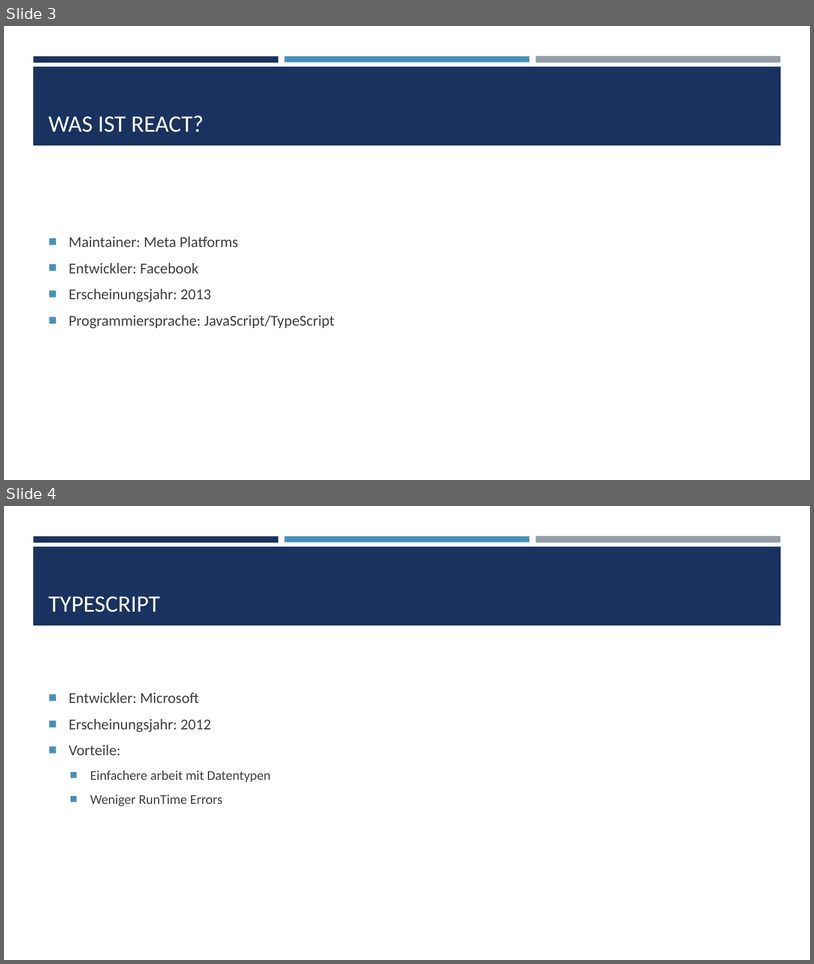
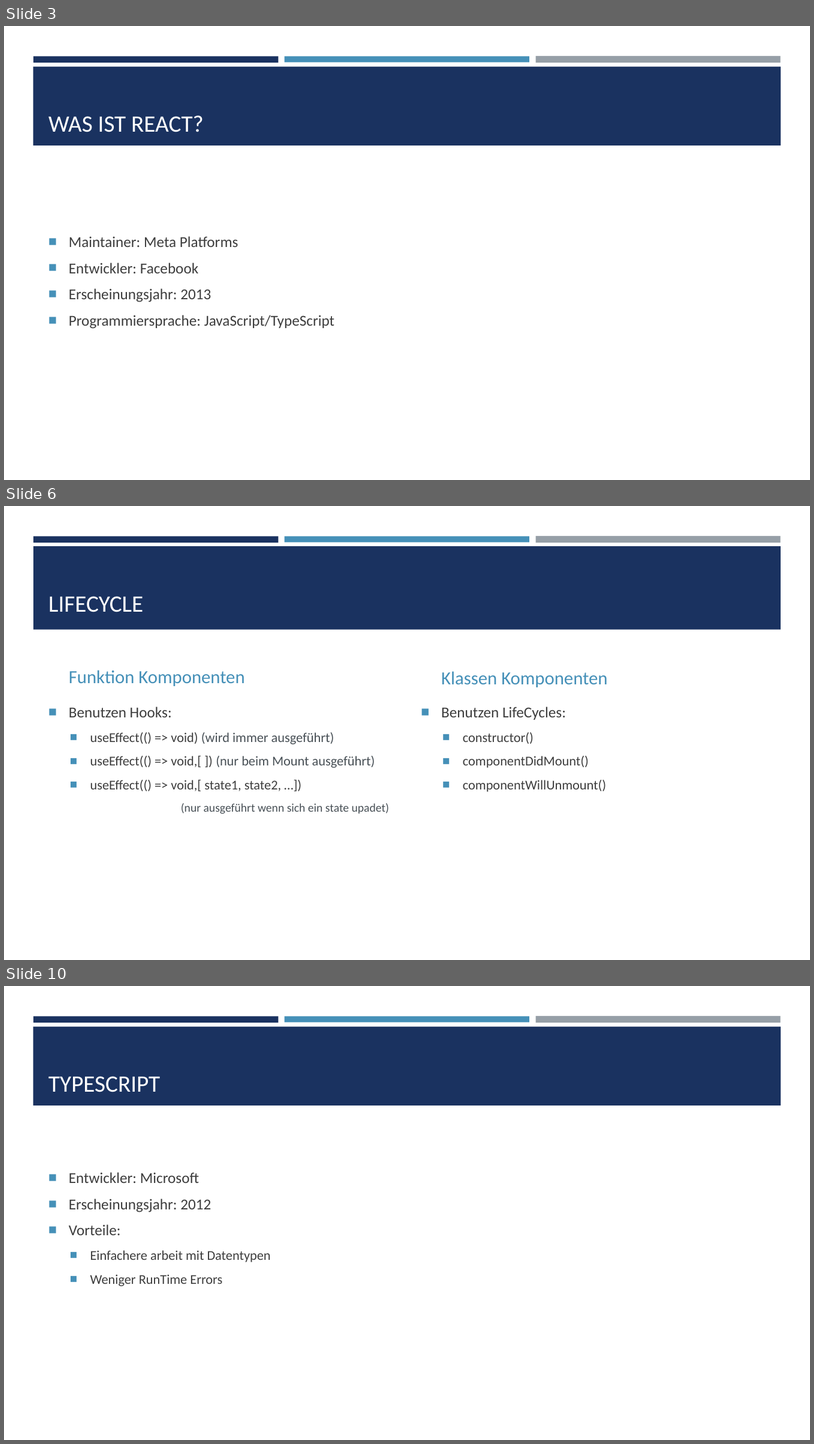
Before and after one commit to Stjeopka/NFT-Shop, a slide deck: NFT-Shop.pptx. Shown one above the other, each under a label of ours: slides 3 and 4 before the commit, slides 3, 6 and 10 after it; the slides between them are not shown. The pictures are 814x964 and 814x1444 pixels, drawn with LibreOffice and Linux fonts; fonts in the diff are those of the drawing. Boxes give left, top, right and bottom in pixels: in the first picture for what was removed or moved away, otherwise in the second. Text is boxed around its words. In the diff, an @@ line names an element or a change of style, - is before the commit and + after.

```diff
--- a/NFT-Shop.pptx
+++ b/NFT-Shop.pptx
@@ slide 6 added at bbox=[4, 506, 810, 960], background #FFFFFF; not listed: 3 template elements that a slide beside it also shows @@
@@ rectangle added at bbox=[33, 546, 782, 630], fill #1A3260 @@
@@ title added at bbox=[48, 596, 143, 612], 28 pt, text #FFFFFF @@
+LIFECYCLE
@@ text added at bbox=[69, 670, 245, 686], 22 pt, text #4590B8 @@
+Funktion Komponenten
@@ text added at bbox=[441, 671, 608, 687], 22 pt, text #4590B8 @@
+Klassen Komponenten
@@ text added at bbox=[69, 706, 389, 814], 16 pt, text #3D3D3D @@
+■ Benutzen Hooks:
+  ■ useEffect(() => void) (wird immer ausgeführt)
+  ■ useEffect(() => void,[ ]) (nur beim Mount ausgeführt)
+  ■ useEffect(() => void,[ state1, state2, …])
+    (nur ausgeführt wenn sich ein state upadet)
@@ text added at bbox=[441, 706, 606, 792], 16 pt, text #3D3D3D @@
+■ Benutzen LifeCycles:
+  ■ constructor()
+  ■ componentDidMount()
+  ■ componentWillUnmount()
@@ what was slide 4 is now slide 10 @@
```
Also in this commit, not shown: 5 other slides added.
